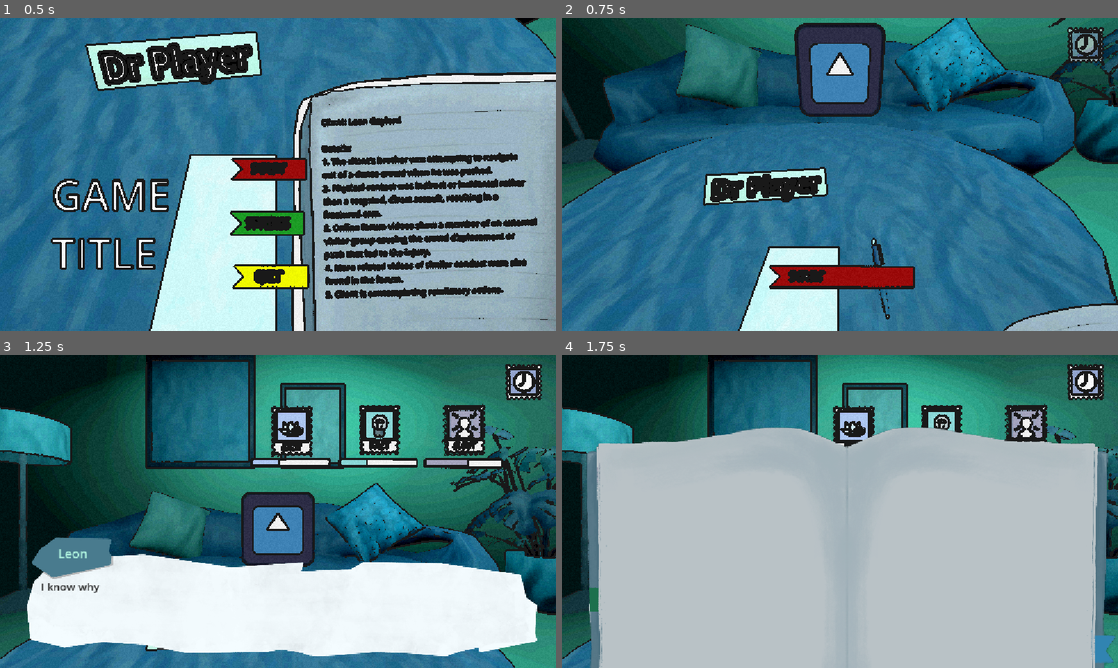
Above: before the commit, frames 1-4 (two rows, left to right).
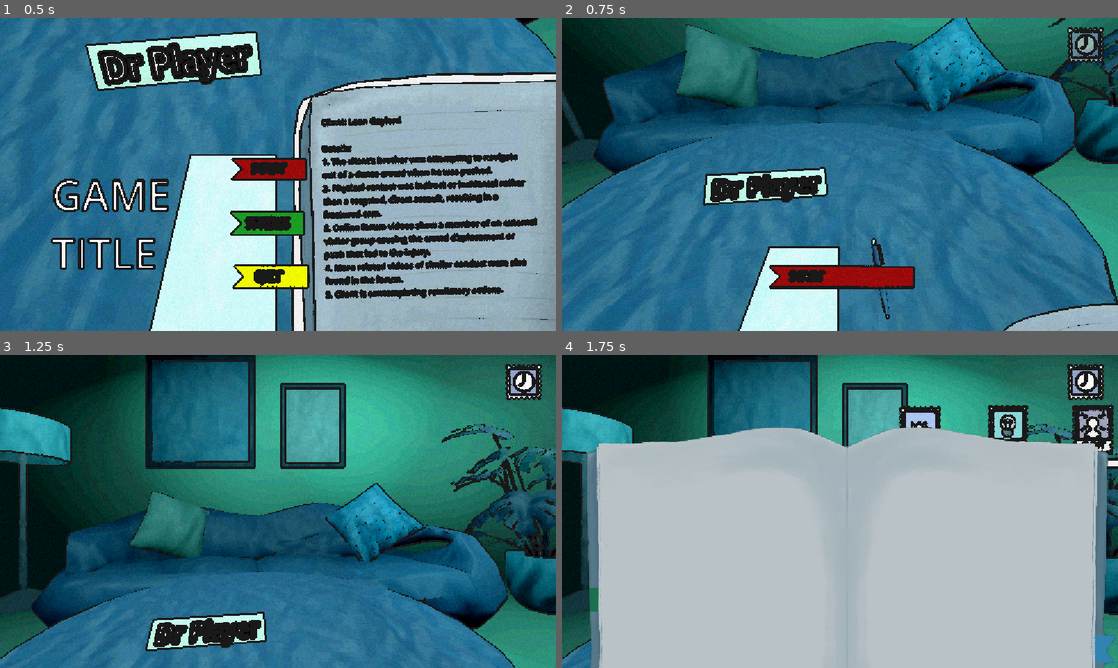
Above: after the commit, the same moments.

Repository: Blulow/octavuss_office
Game: Godot game, scene res://scenes/main_menu.tscn
The game is run twice, just before and just after one commit, with the same random seed, the same clock (stepped at 60 frames per second) and the same inputs. The engine's default icon, where the game draws it, is replaced by a stand-in: a white triangle on a blue panel in a dark square.
Inputs (mouse positions are in pixels of both pictures, inside the frame that each line leads up to):
- Up to frame 1 (0.5 s): no input
- Up to frame 2 (0.75 s): tap Enter (ui_accept) at 0.5 s; drag from (867, 168) to (895, 105) at 0.52 s
- Up to frame 3 (1.25 s): no input
- Up to frame 4 (1.75 s): click (1084, 383) at 1.25 s

Frame 1 is identical in both runs. In frame 2, 4.6% of the frame differs, in the area x 41-59%, y 1-32%; in frame 3, 33%, in the area x 4-97%, y 15-97%; in frame 4, 3.6%.

Commit message:
add: client swing in out

Diff:
--- a/scenes/main_menu.tscn
+++ b/scenes/main_menu.tscn
@@ -134,6 +134,10 @@
 shader_parameter/constant_width = true
 shader_parameter/distance_falloff = 0.1
 
+[sub_resource type="StandardMaterial3D" id="StandardMaterial3D_3wgol"]
+resource_local_to_scene = true
+next_pass = SubResource("ShaderMaterial_032fp")
+
 [sub_resource type="StandardMaterial3D" id="StandardMaterial3D_1acrt"]
 resource_local_to_scene = true
 next_pass = SubResource("ShaderMaterial_032fp")
@@ -143,10 +147,6 @@
 next_pass = SubResource("ShaderMaterial_032fp")
 
 [sub_resource type="StandardMaterial3D" id="StandardMaterial3D_1a85y"]
-resource_local_to_scene = true
-next_pass = SubResource("ShaderMaterial_032fp")
-
-[sub_resource type="StandardMaterial3D" id="StandardMaterial3D_hl5e0"]
 resource_local_to_scene = true
 next_pass = SubResource("ShaderMaterial_032fp")
 
@@ -552,16 +552,16 @@
 transform = Transform3D(-2.1855694e-08, 0, -0.5, 0, 0.5, 0, 0.5, 0, -2.1855694e-08, 7.812, 3.158, 2.923)
 
 [node name="Mesh" parent="Shop/Headphones" parent_id_path=PackedInt32Array(1933303201, 2135113639) index="0" unique_id=1483267050]
+material = SubResource("StandardMaterial3D_3wgol")
+
+[node name="Mesh" parent="Shop/StressBall" parent_id_path=PackedInt32Array(1933303201, 1625085186) index="0" unique_id=1483267050]
 material = SubResource("StandardMaterial3D_1acrt")
 
-[node name="Mesh" parent="Shop/StressBall" parent_id_path=PackedInt32Array(1933303201, 1625085186) index="0" unique_id=1483267050]
+[node name="Mesh" parent="Shop/Newspaper" parent_id_path=PackedInt32Array(1933303201, 552804308) index="0" unique_id=1483267050]
 material = SubResource("StandardMaterial3D_vr8o3")
 
-[node name="Mesh" parent="Shop/Newspaper" parent_id_path=PackedInt32Array(1933303201, 552804308) index="0" unique_id=1483267050]
+[node name="Mesh" parent="Shop/EnergyDrink" parent_id_path=PackedInt32Array(1933303201, 1186247369) index="0" unique_id=1483267050]
 material = SubResource("StandardMaterial3D_1a85y")
-
-[node name="Mesh" parent="Shop/EnergyDrink" parent_id_path=PackedInt32Array(1933303201, 1186247369) index="0" unique_id=1483267050]
-material = SubResource("StandardMaterial3D_hl5e0")
 
 [node name="ShopNavigate" type="Node" parent="." unique_id=1189272012 node_paths=PackedStringArray("choice_ui", "destination_node", "btn", "shop", "session", "follower", "follower_start", "follower_destination", "delivery")]
 script = ExtResource("18_svtp6")
--- a/scripts/mainmenu.gd
+++ b/scripts/mainmenu.gd
@@ -22,6 +22,9 @@
 @onready var book2: Control = $UI/Book2
 @onready var restart: Strip2D = $UI/Book2/Strips/TextureRect/Strip
 @onready var back: Strip2D = $UI/Book2/Strips/TextureRect2/Strip2
+
+@onready var client: Node3D = $World/Client
+var session_manager: SessionManager
 
 @onready var dialogues: Node3D = $Game
 
@@ -83,6 +86,14 @@
 		" process_mode=", process_mode,
 		" mouse=", Input.mouse_mode)
 
+	session_manager = dialogues.get_node("SessionManager")
+	session_manager.session_end.connect(func():
+		await client_swing_out()
+		session_manager.action_start.emit())
+	session_manager.action_finish.connect(func():
+		await client_swing_in()
+		session_manager.session_start.emit())
+
 	PlayerData.game_end.connect(_on_game_end)
 
 	start_game.active = true
@@ -138,7 +149,7 @@
 
 	book.visible = false
 	title.visible = false
-	dialogues.get_node("SessionManager").load_next_session(true)
+	session_manager.load_next_session(true)
 
 func _on_quit_game_onclick():
 	get_tree().quit()
@@ -153,7 +164,7 @@
 
 	await close_end_tween()
 
-	dialogues.get_node("SessionManager").load_next_session(true)
+	session_manager.load_next_session(true)
 
 func _on_back_onclick():
 	restart.active = false
@@ -182,12 +193,19 @@
 	tween.tween_property(title, "global_position:y", title.global_position.y - 1000, 0.3)
 
 func start_game_tween (tween : Tween):
+	client.global_position.x -= 20
+
 	tween.set_ease(Tween.EASE_IN_OUT)
 	tween.set_parallel()
 	tween.tween_property(trans_cam, "global_position", player_cam.global_position, 0.3)
 	tween.tween_property(trans_cam, "global_rotation", player_cam.global_rotation, 0.3)
 	tween.tween_property(book, "global_position:y", book.global_position.y + 1000, 0.3)
 	tween.tween_property(title, "global_position:y", title.global_position.y + 1000, 0.3)
+
+	tween.set_parallel(false)
+	tween.set_trans(Tween.TRANS_BACK)
+	tween.tween_property(client, "global_position:x", client.global_position.x + 20, 1.0)
+	tween.tween_interval(1.0)
 
 func close_end_tween() -> void:
 	var tween = create_tween()
@@ -239,6 +257,19 @@
 		page_text.camera_rot = page_states[3 if is_open else 1].rot
 		page_text.get_surface_override_material(0).set_shader_parameter("curve_strength", page_states[3 if is_open else 1].curve)
 
+func client_swing_in() -> void:
+	var tween = create_tween()
+	tween.set_trans(Tween.TRANS_BACK)
+	tween.tween_property(client, "global_position:x", client.global_position.x + 20, 1.0)
+	await tween.finished
+
+func client_swing_out() -> void:
+	var tween = create_tween()
+	tween.set_trans(Tween.TRANS_BACK)
+	tween.set_ease(Tween.EASE_IN)
+	tween.tween_property(client, "global_position:x", client.global_position.x - 20, 0.7)
+	await tween.finished
+
 func _on_start_game_onhover():
 	hovering = true
 	if book_sprite.animation == "open" and book_sprite.playing:
--- a/scripts/session_manager.gd
+++ b/scripts/session_manager.gd
@@ -1,5 +1,10 @@
 extends Control
 class_name SessionManager
+
+signal session_start
+signal session_end
+signal action_start
+signal action_finish
 
 @export var dialogue_scene: DialogueScene
 @export var sessions_files: Array[JSON]
@@ -9,6 +14,7 @@
 var accept_choices: bool = false
 
 func _ready():
+	action_start.connect(_on_action_start)
 	dialogue_scene.finished.connect(_on_dialogue_finished)
 
 func load_next_session(first = false) -> void:
@@ -29,11 +35,18 @@
 	accept_choices = true
 
 	await choice_ui_manager.hidden
+	action_finish.emit()
+
+	await session_start
 	load_next_session()
 	PlayerData.add_money(money_add_per_session)
 
 func _process(delta: float) -> void:
 	if Input.is_action_just_pressed("ui_accept"):
 		if not accept_choices: return
-		choice_ui_manager.show_ui()
 		accept_choices = false
+
+		session_end.emit()
+
+func _on_action_start() -> void:
+	choice_ui_manager.show_ui()
--- a/scripts/shop_navigate.gd
+++ b/scripts/shop_navigate.gd
@@ -98,11 +98,17 @@
 	await _tween.finished
 	_has_moved = false
 
+	session.action_finish.emit()
+
+	await session.session_start
+
 	if shop.bought_item != null and delivery != null:
 		await delivery.play(shop.bought_item)    # new
 
-	await get_tree().create_timer(1, true).timeout
+	#await get_tree().create_timer(1, true).timeout
+
 	session.load_next_session()
+	PlayerData.add_money(session.money_add_per_session)
 
 
 func _reset_follower_to_start() -> void:
Not shown: 2 places in scenes/main_menu.tscn that only renumber resources
